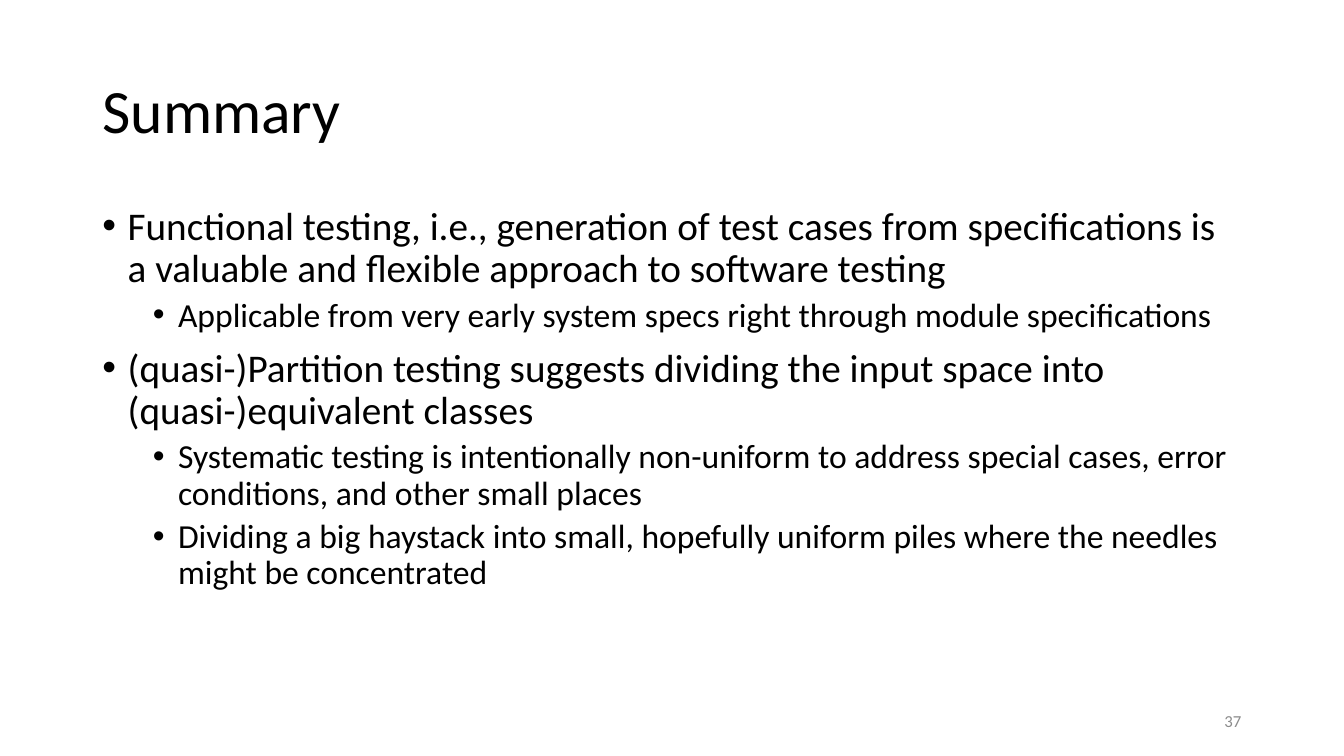
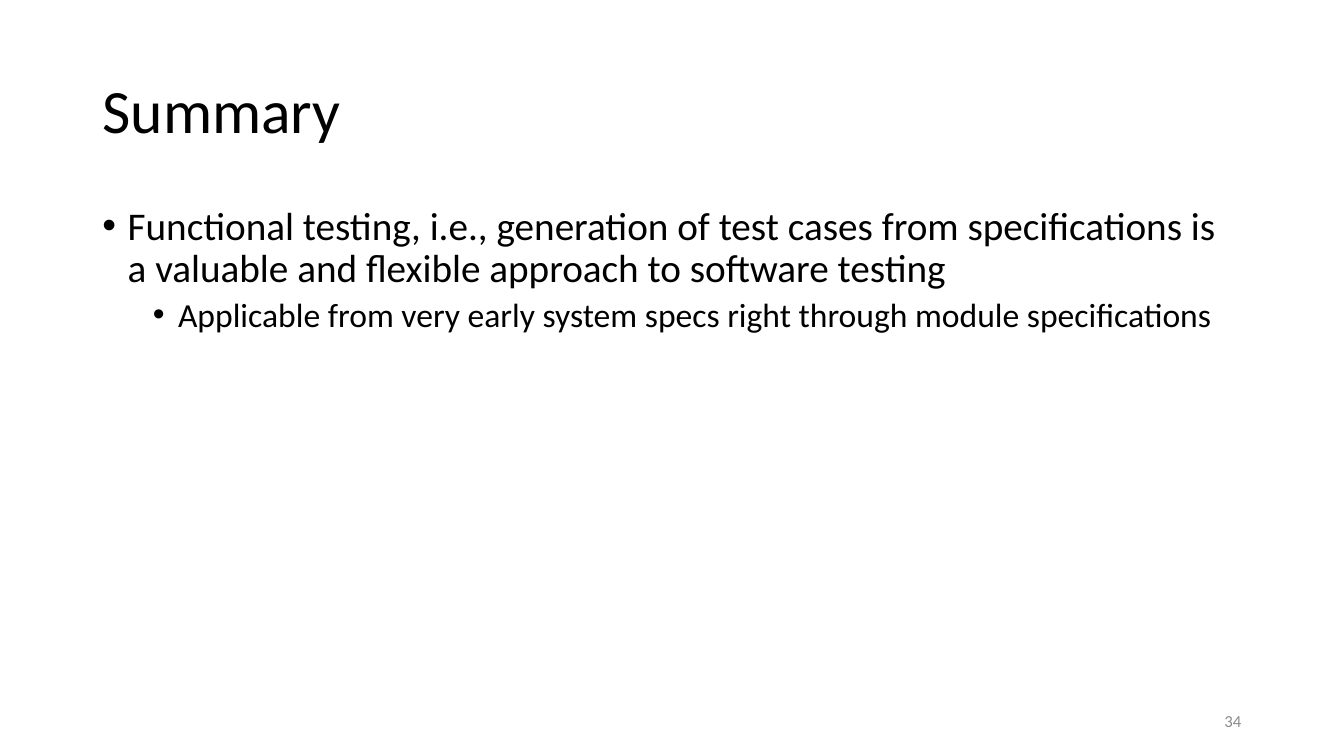
Before and after one commit to malenezi/malenezi, a slide deck: slide 34 of SE401/Lectures/6-Black Box Testing/Black Box Testing.pptx (slide 37 before the commit). Drawn at 1344x756 pixels with LibreOffice and Linux fonts; fonts in the diff are those of the drawing. Boxes give left, top, right and bottom in pixels: in the first picture for what was removed or moved away, otherwise in the second. Text is boxed around its words. In the diff, an @@ line names an element or a change of style, - is before the commit and + after.

```diff
--- a/SE401/Lectures/6-Black Box Testing/Black Box Testing.pptx
+++ b/SE401/Lectures/6-Black Box Testing/Black Box Testing.pptx
@@ text at (x1=128, y1=353, x2=1226, y2=590): paragraphs removed @@
-• (quasi-)Partition testing suggests dividing the input space into (quasi-)equivalent classes
-  • Systematic testing is intentionally non-uniform to address special cases, error conditions, and other small places
-  • Dividing a big haystack into small, hopefully uniform piles where the needles might be concentrated
@@ page number at (x1=1224, y1=716, x2=1241, y2=727): text changed @@
-37
+34
```
Also in this commit, not shown: 5 other slides changed, 36 slides added, 6 slides removed, 1 other file.
